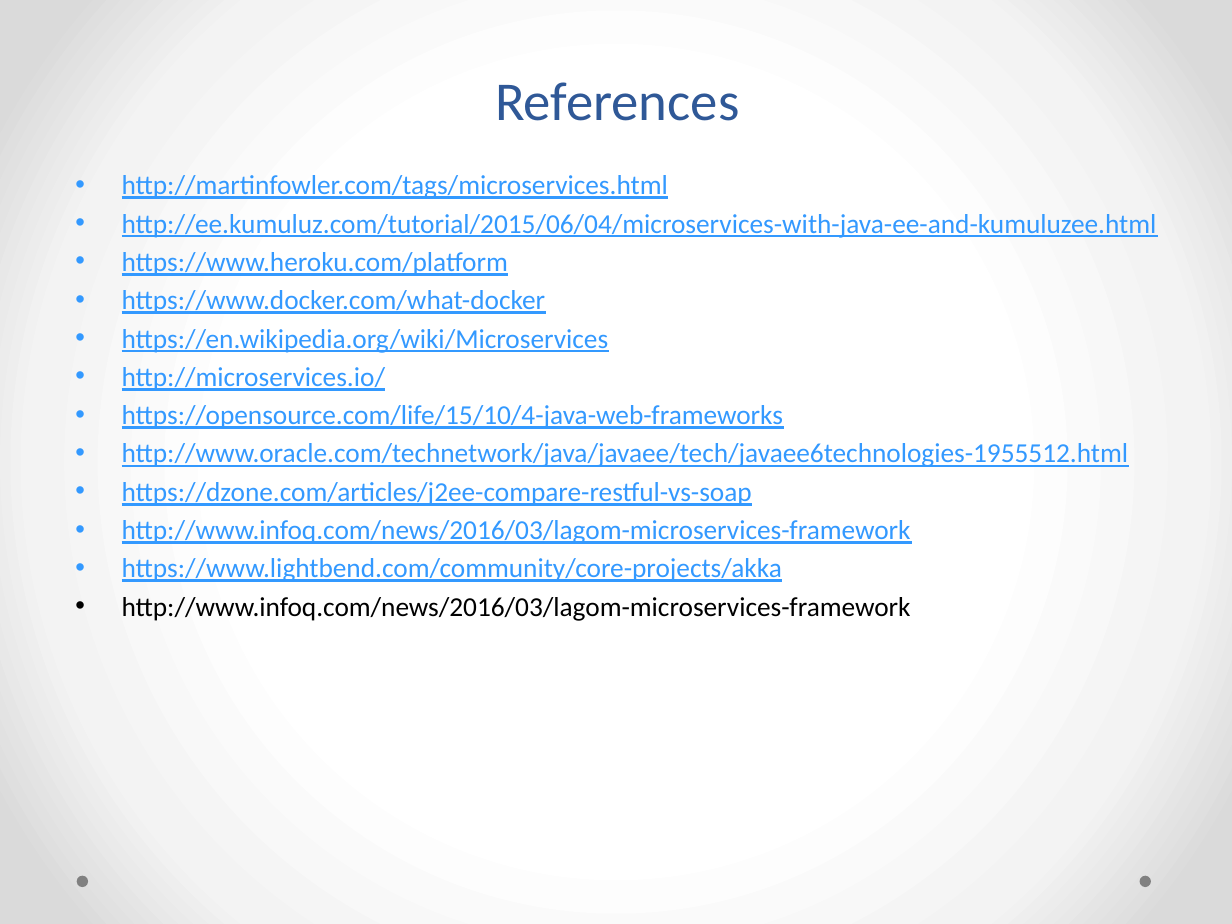
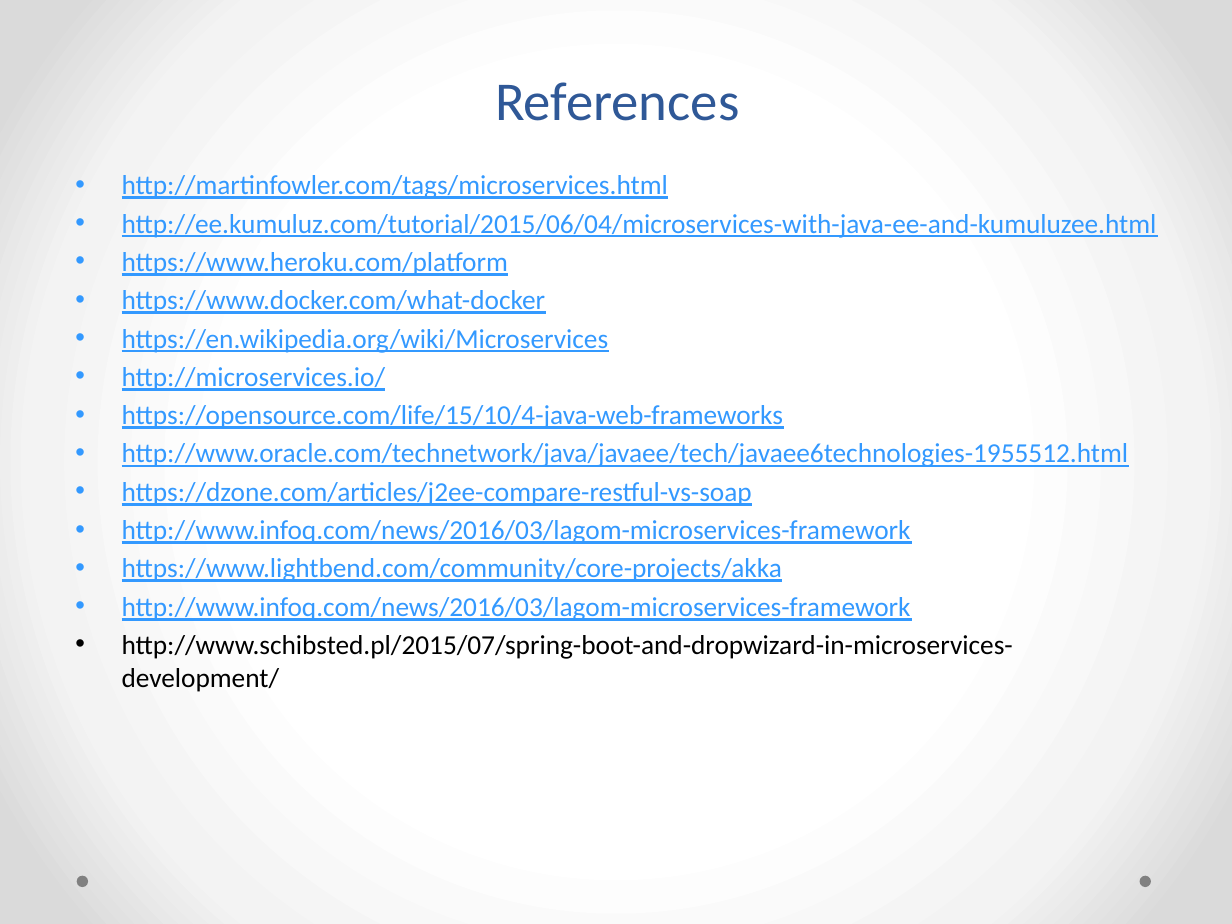
Before and after one commit to notionquest/ProjectDocumentation, a slide deck: slide 16 of MicroServices.pptx (slide 15 before the commit). Drawn at 1232x924 pixels with LibreOffice and Linux fonts; fonts in the diff are those of the drawing. Boxes give left, top, right and bottom in pixels: in the first picture for what was removed or moved away, otherwise in the second. Text is boxed around its words. In the diff, an @@ line names an element or a change of style, - is before the commit and + after.

```diff
--- a/MicroServices.pptx
+++ b/MicroServices.pptx
@@ text at (122, 597, 911, 621): text colour #000000 to #3399FF, underline on in "http://www.infoq.com/news/2016/03/lagom-microservices-framew ..." @@
@@ text at (122, 635, 1013, 692): paragraph added @@
+• http://www.schibsted.pl/2015/07/spring-boot-and-dropwizard-in-microservices-development/
```
Also in this commit, not shown: 1 slide added, 3 other files.
